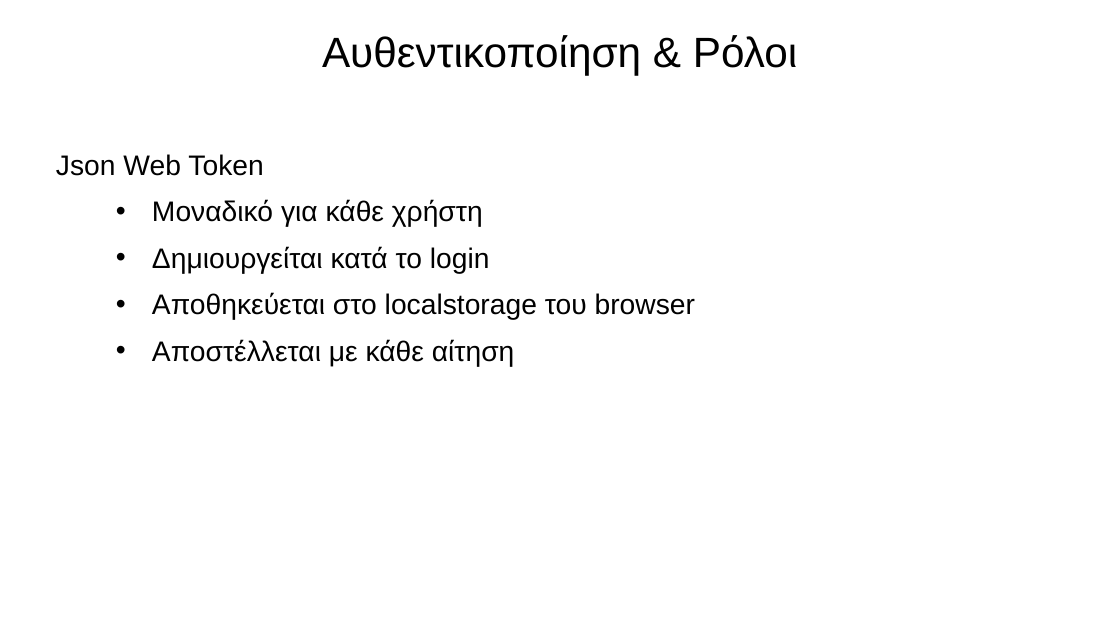
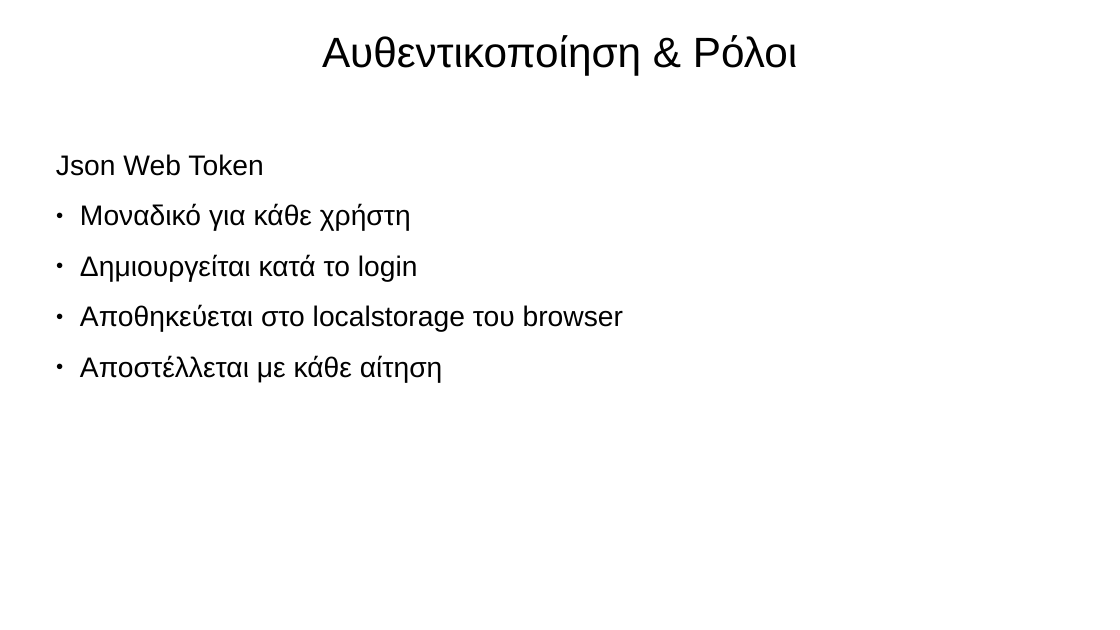
Before and after one commit to teomoraitis/MarineTracker, a slide deck: slide 4 of 2nd Deliverable - System Modeling & UML/System-Modeling-Presentation.pptx. Drawn at 1120x630 pixels with LibreOffice and Linux fonts; fonts in the diff are those of the drawing. Boxes give left, top, right and bottom in pixels: in the first picture for what was removed or moved away, otherwise in the second. Text is boxed around its words. In the diff, an @@ line names an element or a change of style, - is before the commit and + after.

```diff
--- a/2nd Deliverable - System Modeling & UML/System-Modeling-Presentation.pptx
+++ b/2nd Deliverable - System Modeling & UML/System-Modeling-Presentation.pptx
@@ text "Json Web Token" at [56,154,623,383]: bullet • to ●; list level 2 to 1 in "Μοναδικό για κάθε χρήστη"; list level 2 to 1 in "Δημιουργείται κατά το login"; list level 2 to 1 in "Αποθηκεύεται στο localstorage του browser"; list level 2 to 1 in "Αποστέλλεται με κάθε αίτηση" @@
```
Also in this commit, not shown: 1 other file.
